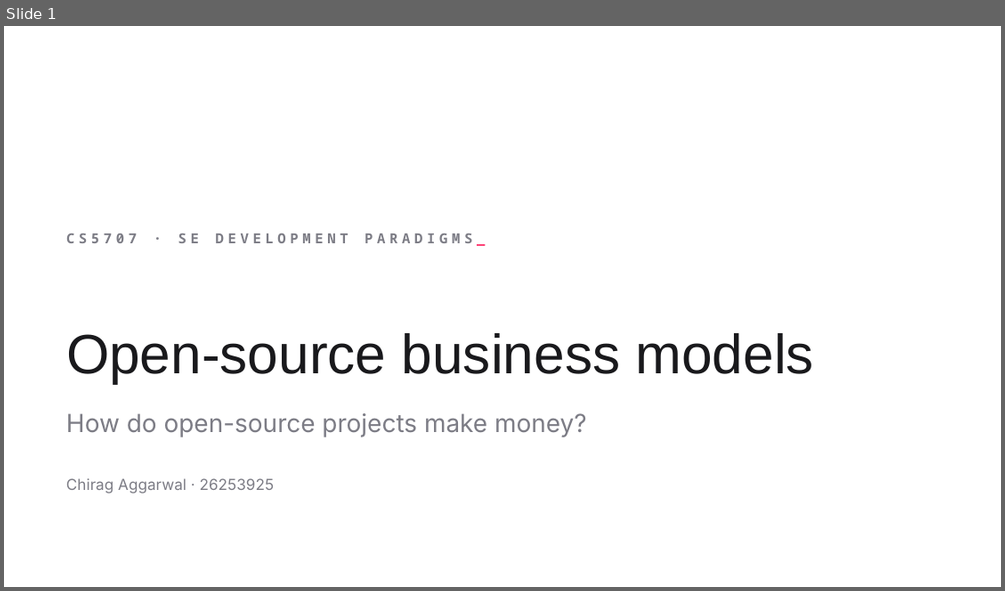
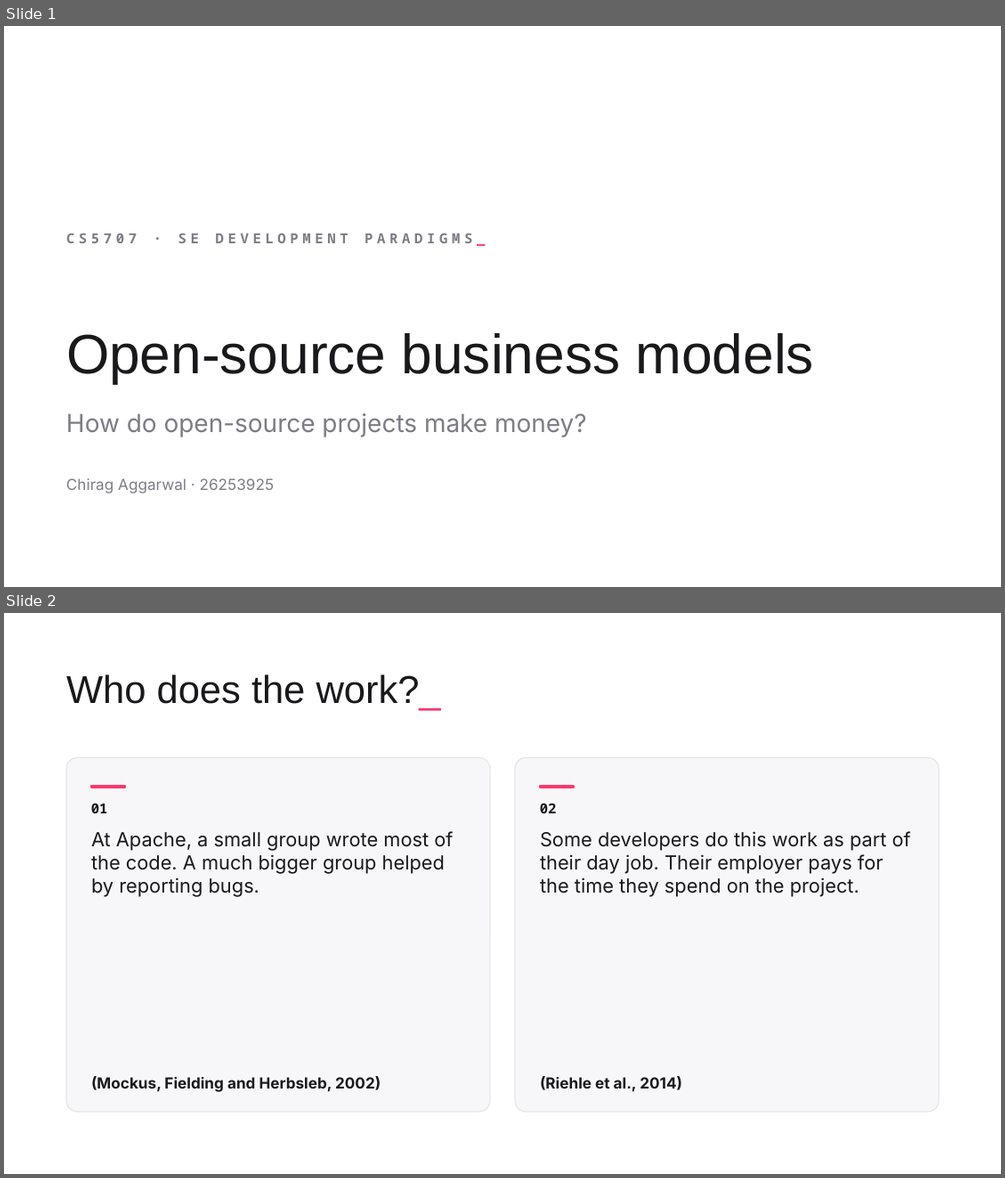
Before and after one commit to ChiragAgg5k/ul-university-notes, a slide deck: 2026-27/SEM1/CS5707 - SE Development Paradigms/Presentation/CS5707 Presentation - Chirag Aggarwal.pptx. Shown one above the other, each under a label of ours: slide 1 before the commit, slides 1 and 2 after it. The pictures are 1005x591 and 1005x1178 pixels, drawn with LibreOffice and Linux fonts; fonts in the diff are those of the drawing; background and template pictures are left out. Boxes give left, top, right and bottom in pixels: in the first picture for what was removed or moved away, otherwise in the second. Text is boxed around its words. In the diff, an @@ line names an element or a change of style, - is before the commit and + after.

```diff
--- a/2026-27/SEM1/CS5707 - SE Development Paradigms/Presentation/CS5707 Presentation - Chirag Aggarwal.pptx
+++ b/2026-27/SEM1/CS5707 - SE Development Paradigms/Presentation/CS5707 Presentation - Chirag Aggarwal.pptx
@@ slide 2 added at box(4, 613, 1001, 1174), background picture (left out) @@
@@ title added at box(66, 674, 441, 711), 28 pt, text #19191C @@
+Who does the work?_
@@ rounded rectangle added at box(65, 757, 489, 1111), fill #F7F7F9 at 92% opacity, outline #E5E5E8 0.75 pt @@
@@ rounded rectangle added at box(514, 757, 938, 1111), fill #F7F7F9 at 92% opacity, outline #E5E5E8 0.75 pt @@
@@ rectangle added at box(92, 786, 126, 787), fill #FD366E, outline #FD366E 1 pt @@
@@ rectangle added at box(541, 786, 574, 787), fill #FD366E, outline #FD366E 1 pt @@
@@ text added at box(91, 803, 108, 813), 10 pt, text #19191C, bold @@
+01
@@ text added at box(540, 803, 557, 813), 10 pt, text #19191C, bold @@
+02
@@ text added at box(91, 831, 453, 897), 14 pt, text #19191C @@
+At Apache, a small group wrote most of the code. A much bigger group helped by reporting bugs.
@@ text added at box(540, 831, 911, 897), 14 pt, text #19191C @@
+Some developers do this work as part of their day job. Their employer pays for the time they spend on the project.
@@ text added at box(91, 1076, 380, 1092), 11 pt, text #19191C, bold @@
+(Mockus, Fielding and Herbsleb, 2002)
@@ text added at box(540, 1076, 682, 1092), 11 pt, text #19191C, bold @@
+(Riehle et al., 2014)
```
Also in this commit, not shown: 3 slides changed, 1 other slide added, 2 slides removed, 1 other file.
